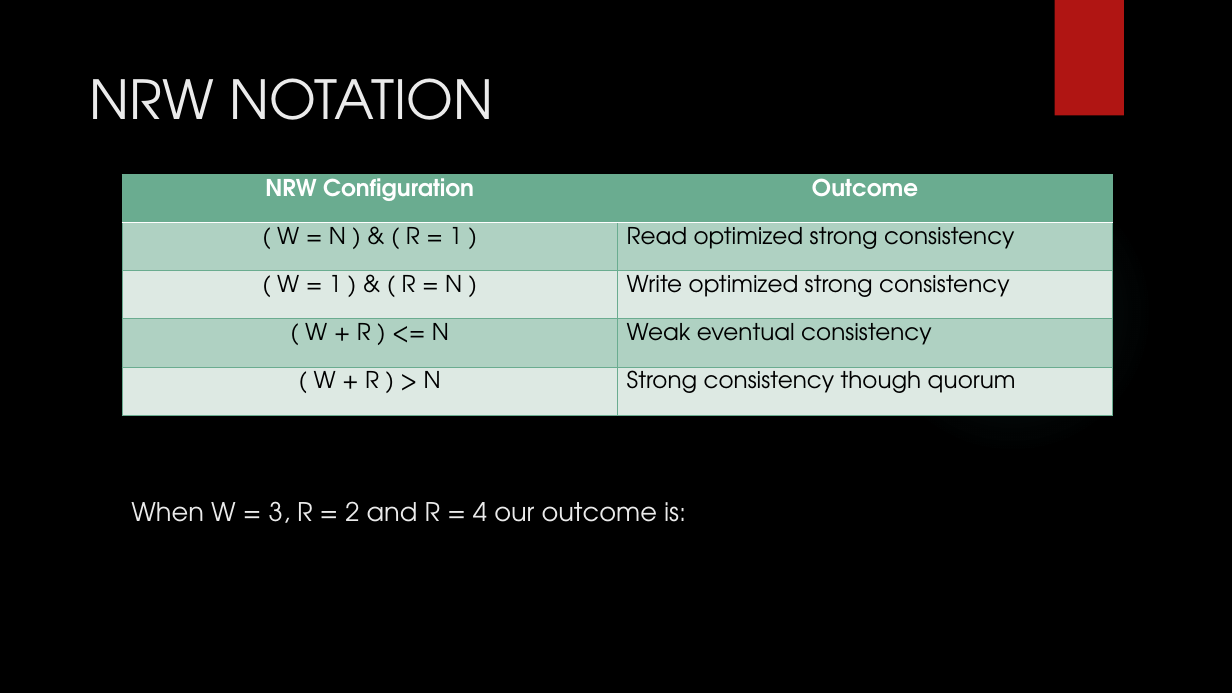
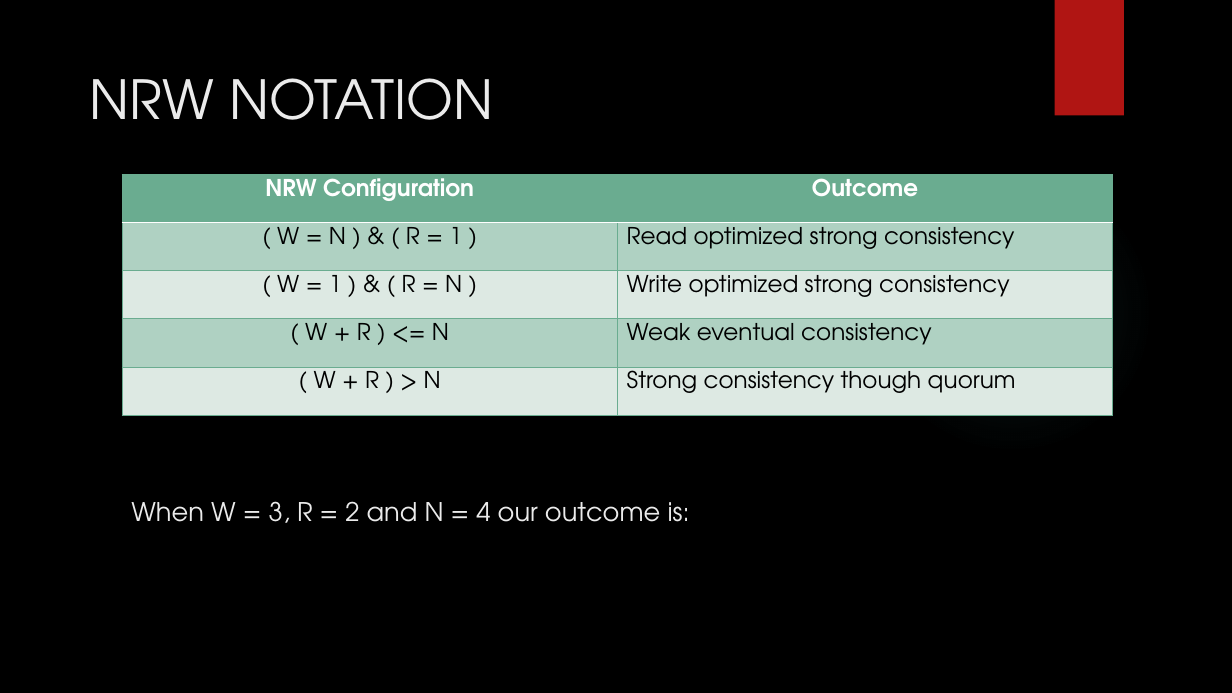
Before and after one commit to MaxWOU/cs364pptx, a slide deck: slide 5 of group6slidshow.pptx. Drawn at 1232x693 pixels with LibreOffice and Linux fonts; fonts in the diff are those of the drawing; background and template pictures are left out. Boxes give left, top, right and bottom in pixels: in the first picture for what was removed or moved away, otherwise in the second. Text is boxed around its words. In the diff, an @@ line names an element or a change of style, - is before the commit and + after.

```diff
--- a/group6slidshow.pptx
+++ b/group6slidshow.pptx
@@ title at <box>131,501,690,523</box>: text changed @@
-When W = 3, R = 2 and R = 4 our outcome is:
+When W = 3, R = 2 and N = 4 our outcome is:
```
Also in this commit, not shown: 3 other slides changed.
